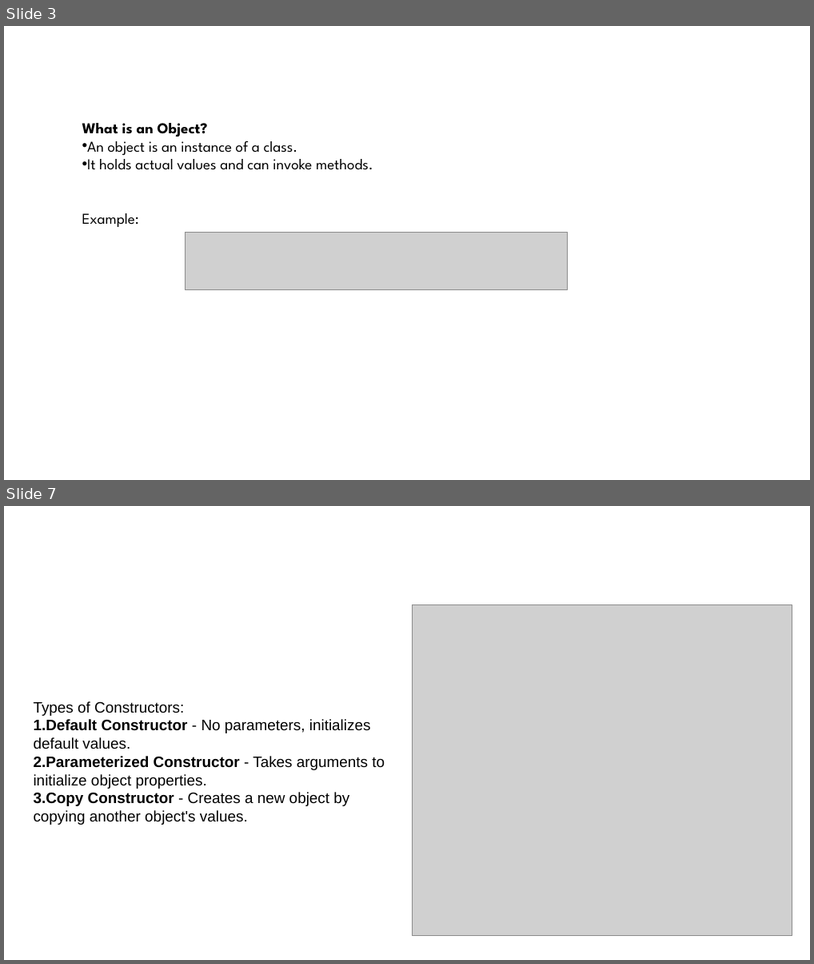
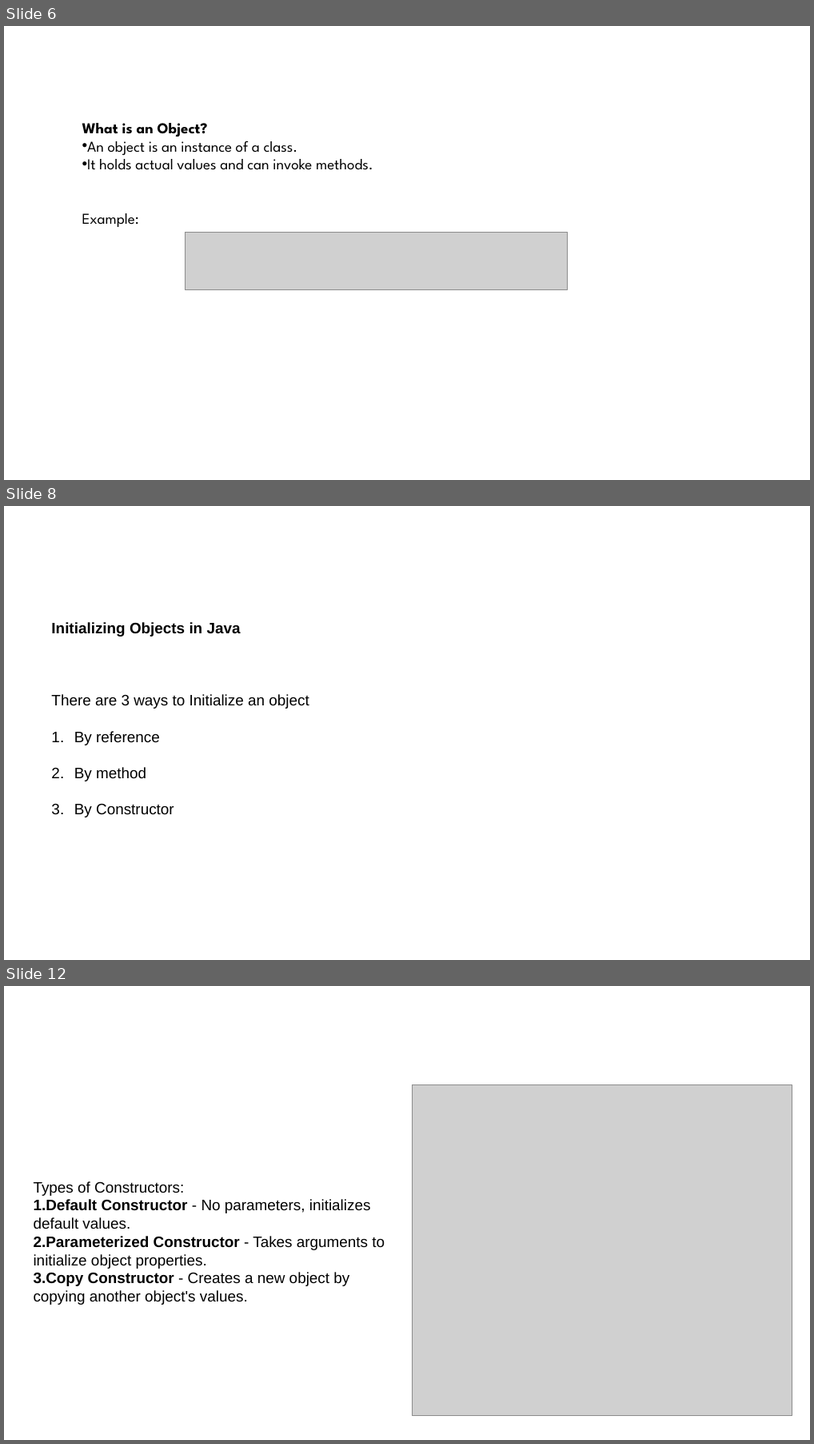
Before and after one commit to ashrafulparan2/SEU-Resources, a slide deck: CSE281/Lecture 2.pptx. Shown one above the other, each under a label of ours: slides 3 and 7 before the commit, slides 6, 8 and 12 after it; the slides between them are not shown. The pictures are 814x964 and 814x1444 pixels, drawn with LibreOffice and Linux fonts; fonts in the diff are those of the drawing; grey boxes stand for pictures; background and template pictures are left out. Boxes give left, top, right and bottom in pixels: in the first picture for what was removed or moved away, otherwise in the second. Text is boxed around its words. In the diff, an @@ line names an element or a change of style, - is before the commit and + after.

```diff
--- a/CSE281/Lecture 2.pptx
+++ b/CSE281/Lecture 2.pptx
@@ slide 8 added at (4, 506, 810, 960), background #FFFFFF @@
@@ text added at (51, 622, 309, 817), 18 pt, text #000000 @@
+Initializing Objects in Java
+There are 3 ways to Initialize an object
+1. By reference
+2. By method
+3. By Constructor
@@ what was slide 3 is now slide 6 @@
@@ what was slide 7 is now slide 12 @@
```
Also in this commit, not shown: 2 slides changed, 4 other slides added.
